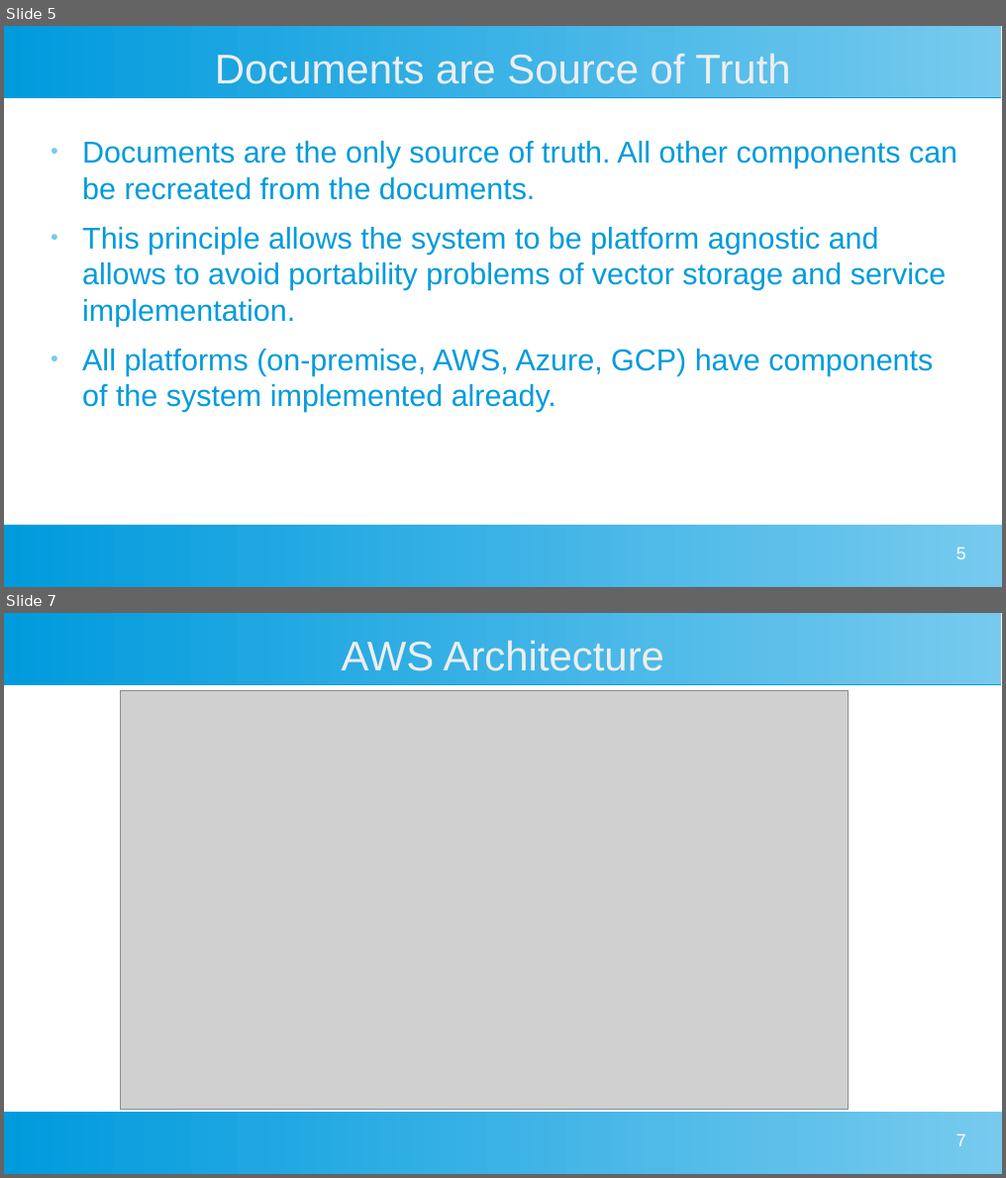
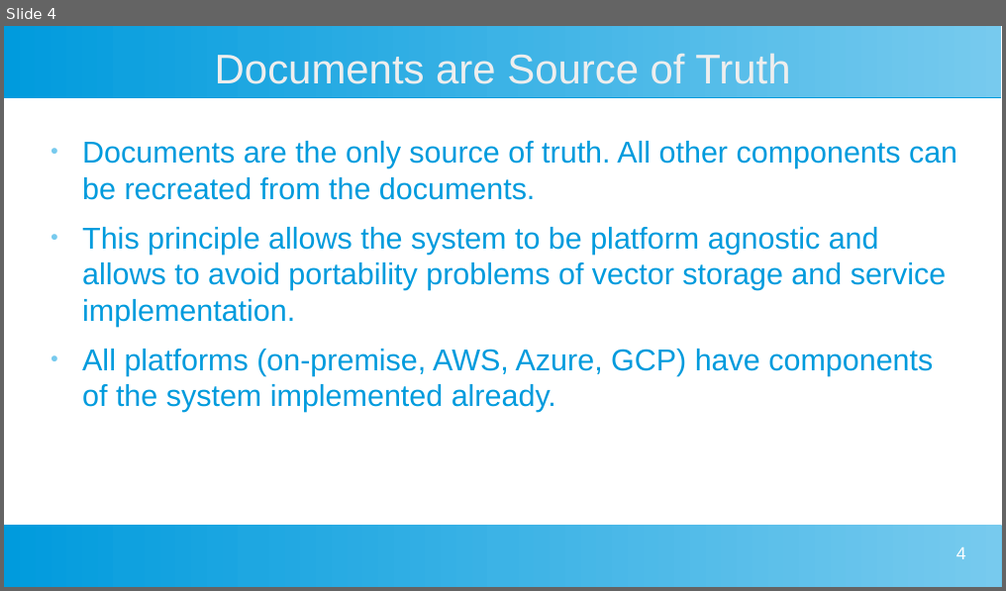
Before and after one commit to DarlowieTechnology/a_bridge_too_far, a slide deck: webapp/indexer/Indexer Architecture.pptx. Shown one above the other, each under a label of ours: slides 5 and 7 before the commit, slide 4 after it; the slides between them are not shown. The pictures are 1006x1178 and 1006x591 pixels, drawn with LibreOffice and Linux fonts; fonts in the diff are those of the drawing; grey boxes stand for pictures. Boxes give left, top, right and bottom in pixels: in the first picture for what was removed or moved away, otherwise in the second. Text is boxed around its words. In the diff, an @@ line names an element or a change of style, - is before the commit and + after.

```diff
--- a/webapp/indexer/Indexer Architecture.pptx
+++ b/webapp/indexer/Indexer Architecture.pptx
@@ slide 7 removed at (x1=4, y1=613, x2=1002, y2=1174), background #FFFFFF; not listed: 2 template elements that a slide beside it also shows @@
@@ title removed at (x1=342, y1=640, x2=664, y2=671) @@
-AWS Architecture
@@ picture removed at (x1=121, y1=691, x2=848, y2=1110) @@
@@ page number removed at (x1=956, y1=1135, x2=966, y2=1147) @@
-7
@@ what was slide 5 is now slide 4 @@
@@ page number at (x1=956, y1=548, x2=966, y2=560): text changed @@
-5
+4
```
Also in this commit, not shown: 1 slide changed, 2 slides added, 4 other slides removed, 18 other files.
